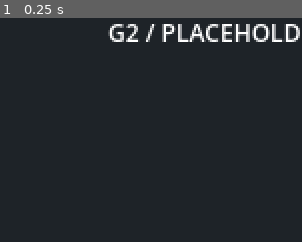
Above: before the commit, frame 1.
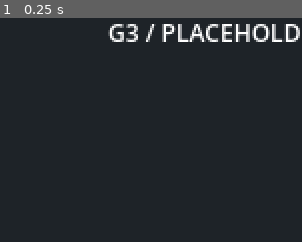
Above: after the commit, the same moment.

Repository: Nozomit01/Invariant
Game: Godot game, scene res://scenes/rooftop.tscn
Same seed, same stepped clock (60 frames per second), same inputs: the game is played once before the commit and once after it.
Inputs:
- Up to frame 1 (0.25 s): no input
The pictures show only the part of the screen within x 0-50%, y 0-50%; the shares and areas given below are measured in that part.

The runs differ from the first frame. In frame 1, 0.2% of the frame differs, in the area x 41-46%, y 2-11%.

Commit message:
feat: add G3 technical dialogue with replies silence and walk-away

Diff:
--- /dev/null
+++ b/data/dialogue/g3_test_dialogue.gd
@@ -0,0 +1,18 @@
+extends RefCounted
+## Technical scenario data only. No character dialogue or hidden state.
+
+const OPENING := "PLACEHOLDER_NON_CANON\nТехнический диалог: выберите действие."
+const CHOICES := [
+	{
+		"label": "PLACEHOLDER_NON_CANON\n1. Ответ A",
+		"reaction": "PLACEHOLDER_NON_CANON\nТест: выбран ответ A.",
+	},
+	{
+		"label": "PLACEHOLDER_NON_CANON\n2. Ответ B",
+		"reaction": "PLACEHOLDER_NON_CANON\nТест: выбран ответ B.",
+	},
+	{
+		"label": "PLACEHOLDER_NON_CANON\n3. Молчать",
+		"reaction": "PLACEHOLDER_NON_CANON\nТест: выбрано молчание.",
+	},
+]
--- a/project.godot
+++ b/project.godot
@@ -32,6 +32,18 @@
 "deadzone": 0.2,
 "events": [Object(InputEventKey,"physical_keycode":69)]
 }
+dialogue_choice_1={
+"deadzone": 0.2,
+"events": [Object(InputEventKey,"physical_keycode":49)]
+}
+dialogue_choice_2={
+"deadzone": 0.2,
+"events": [Object(InputEventKey,"physical_keycode":50)]
+}
+dialogue_choice_3={
+"deadzone": 0.2,
+"events": [Object(InputEventKey,"physical_keycode":51)]
+}
 
 [input_devices]
 
--- a/scenes/rooftop.tscn
+++ b/scenes/rooftop.tscn
@@ -1,6 +1,7 @@
-[gd_scene load_steps=3 format=3]
+[gd_scene load_steps=4 format=3]
 
 [ext_resource type="Script" path="res://scripts/rooftop.gd" id="1_rooftop"]
+[ext_resource type="Script" path="res://scripts/dialogue_ui.gd" id="2_dialogue"]
 
 [sub_resource type="RectangleShape2D" id="RectangleShape2D_touch"]
 size = Vector2(52, 40)
@@ -47,16 +48,7 @@
 offset_bottom = 26.0
 mouse_filter = 2
 theme_override_font_sizes/font_size = 12
-text = "G2 / PLACEHOLDER_NON_CANON"
-horizontal_alignment = 1
-
-[node name="Message" type="Label" parent="UI"]
-offset_left = 8.0
-offset_top = 38.0
-offset_right = 312.0
-offset_bottom = 58.0
-mouse_filter = 2
-theme_override_font_sizes/font_size = 12
+text = "G3 / PLACEHOLDER_NON_CANON"
 horizontal_alignment = 1
 
 [node name="Prompt" type="Label" parent="UI"]
@@ -66,8 +58,8 @@
 offset_right = 312.0
 offset_bottom = 82.0
 mouse_filter = 2
-theme_override_font_sizes/font_size = 12
-text = "E / Действие: взаимодействовать"
+theme_override_font_sizes/font_size = 10
+text = "PLACEHOLDER_NON_CANON\nE / Действие: диалог"
 horizontal_alignment = 1
 
 [node name="PointLabel" type="Label" parent="UI"]
@@ -101,6 +93,10 @@
 text = "<"
 horizontal_alignment = 1
 vertical_alignment = 1
+
+[node name="Dialogue" type="Node2D" parent="UI"]
+visible = false
+script = ExtResource("2_dialogue")
 
 [node name="Right" type="TouchScreenButton" parent="UI"]
 position = Vector2(98, 210)
--- /dev/null
+++ b/scripts/dialogue_ui.gd
@@ -0,0 +1,72 @@
+extends Node2D
+## A single technical exchange, with no global dialogue framework.
+
+const DATA = preload("res://data/dialogue/g3_test_dialogue.gd")
+
+var awaiting_choice := false
+var line := Label.new()
+var choices: Array[TouchScreenButton] = []
+
+
+func _ready() -> void:
+	line.name = "Line"
+	line.position = Vector2(12, 28)
+	line.size = Vector2(296, 28)
+	line.horizontal_alignment = HORIZONTAL_ALIGNMENT_CENTER
+	line.mouse_filter = Control.MOUSE_FILTER_IGNORE
+	line.add_theme_font_size_override("font_size", 10)
+	add_child(line)
+	for index in range(DATA.CHOICES.size()):
+		var button := TouchScreenButton.new()
+		button.name = "Choice" + str(index + 1)
+		button.position = Vector2(160, 74 + index * 34)
+		button.action = "dialogue_choice_" + str(index + 1)
+		button.shape = RectangleShape2D.new()
+		button.shape.size = Vector2(288, 30)
+		button.shape_visible = false
+		var background := Polygon2D.new()
+		background.polygon = PackedVector2Array([
+			Vector2(-144, -15), Vector2(144, -15), Vector2(144, 15), Vector2(-144, 15)
+		])
+		background.color = Color(0.28, 0.32, 0.36)
+		button.add_child(background)
+		var label := Label.new()
+		label.name = "Label"
+		label.position = Vector2(-144, -15)
+		label.size = Vector2(288, 30)
+		label.text = DATA.CHOICES[index]["label"]
+		label.horizontal_alignment = HORIZONTAL_ALIGNMENT_CENTER
+		label.vertical_alignment = VERTICAL_ALIGNMENT_CENTER
+		label.mouse_filter = Control.MOUSE_FILTER_IGNORE
+		label.add_theme_font_size_override("font_size", 10)
+		button.add_child(label)
+		add_child(button)
+		choices.append(button)
+	stop()
+
+
+func start() -> void:
+	line.text = DATA.OPENING
+	awaiting_choice = true
+	visible = true
+	_show_choices(true)
+
+
+func stop() -> void:
+	awaiting_choice = false
+	visible = false
+	line.text = ""
+	_show_choices(false)
+
+
+func choose(index: int) -> void:
+	if not awaiting_choice or index < 0 or index >= DATA.CHOICES.size():
+		return
+	line.text = DATA.CHOICES[index]["reaction"]
+	awaiting_choice = false
+	_show_choices(false)
+
+
+func _show_choices(show_choices: bool) -> void:
+	for button in choices:
+		button.visible = show_choices
--- a/scripts/rooftop.gd
+++ b/scripts/rooftop.gd
@@ -1,5 +1,5 @@
 extends Node2D
-## G2 technical sandbox only. Every visual is PLACEHOLDER_NON_CANON.
+## G2 movement with one G3 technical exchange; PLACEHOLDER_NON_CANON.
 
 const SPEED := 80.0
 const ACCELERATION := 520.0
@@ -13,7 +13,7 @@
 @onready var player: Node2D = $PLACEHOLDER_NON_CANON
 @onready var interaction_point: Node2D = $InteractionPoint
 @onready var prompt: Label = $UI/Prompt
-@onready var message: Label = $UI/Message
+@onready var dialogue = $UI/Dialogue
 
 
 func _physics_process(delta: float) -> void:
@@ -26,8 +26,14 @@
 		horizontal_speed = 0.0
 
 	var nearby := absf(player.position.x - interaction_point.position.x) <= INTERACTION_DISTANCE
-	prompt.visible = nearby
 	if not nearby:
-		message.text = ""
+		dialogue.stop()
 	elif Input.is_action_just_pressed("interact"):
-		message.text = "Взаимодействие работает"
+		dialogue.start()
+	elif dialogue.awaiting_choice:
+		for index in range(3):
+			if Input.is_action_just_pressed("dialogue_choice_" + str(index + 1)):
+				dialogue.choose(index)
+				break
+	prompt.visible = nearby and not dialogue.visible
+	$UI/PointLabel.visible = not dialogue.visible
--- a/tests/g2_rooftop_smoke.gd
+++ b/tests/g2_rooftop_smoke.gd
@@ -47,13 +47,13 @@
 	root.add_child(rooftop)
 	var player := rooftop.get_node("PLACEHOLDER_NON_CANON") as Node2D
 	var prompt := rooftop.get_node("UI/Prompt") as Label
-	var message := rooftop.get_node("UI/Message") as Label
+	var dialogue := rooftop.get_node("UI/Dialogue") as Node2D
 	await _frames()
-	_check(not prompt.visible and message.text.is_empty(), "no prompt or interaction at spawn")
+	_check(not prompt.visible and not dialogue.visible, "no prompt or interaction at spawn")
 	_key(KEY_E, true)
 	await _frames()
 	_key(KEY_E, false)
-	_check(message.text.is_empty(), "E does nothing away from the point")
+	_check(not dialogue.visible, "E does nothing away from the point")
 
 	var start_x := player.position.x
 	_key(KEY_D, true)
@@ -93,10 +93,10 @@
 	_key(KEY_E, true)
 	await _frames()
 	_key(KEY_E, false)
-	_check(message.text == "Взаимодействие работает", "E shows only the technical message")
+	_check(dialogue.visible and dialogue.get("awaiting_choice"), "E opens the technical dialogue")
 	player.position.x = 100.0
 	await _frames()
-	_check(not prompt.visible and message.text.is_empty(), "leaving the point clears prompt and message")
+	_check(not prompt.visible and not dialogue.visible, "leaving the point clears prompt and dialogue")
 
 	root.size = Vector2i(2400, 1080)
 	await _frames()
@@ -114,7 +114,7 @@
 	_touch(0, Vector2(98, 210), true)
 	_touch(1, Vector2(274, 210), true)
 	await _frames(4)
-	_check(player.position.x > 236.0 and message.text == "Взаимодействие работает", "two fingers move and interact together")
+	_check(player.position.x > 236.0 and dialogue.visible, "two fingers move and interact together")
 	_touch(1, Vector2(274, 210), false)
 	await _frames()
 	_check(Input.is_action_pressed("move_right") and not Input.is_action_pressed("interact"), "releasing interaction keeps movement held")
--- /dev/null
+++ b/tests/g3_dialogue_smoke.gd
@@ -0,0 +1,136 @@
+extends SceneTree
+## Real scene/input checks; no external test framework.
+
+var failures := 0
+
+
+func _initialize() -> void:
+	_run.call_deferred()
+
+
+func _check(condition: bool, description: String) -> void:
+	if condition:
+		print("PASS: ", description)
+	else:
+		failures += 1
+		print("FAIL: ", description)
+
+
+func _frames(count: int = 2) -> void:
+	for frame in range(count):
+		await physics_frame
+		await process_frame
+
+
+func _key(code: Key, pressed: bool) -> void:
+	var event := InputEventKey.new()
+	event.physical_keycode = code
+	event.pressed = pressed
+	Input.parse_input_event(event)
+
+
+func _tap_key(code: Key) -> void:
+	_key(code, true)
+	await _frames()
+	_key(code, false)
+	await _frames()
+
+
+func _touch(index: int, position: Vector2, pressed: bool) -> void:
+	var event := InputEventScreenTouch.new()
+	event.index = index
+	event.position = position
+	event.pressed = pressed
+	root.push_input(event, true)
+
+
+func _run() -> void:
+	var rooftop := (load("res://scenes/rooftop.tscn") as PackedScene).instantiate()
+	root.add_child(rooftop)
+	await _frames()
+	if not rooftop.has_node("UI/Dialogue"):
+		print("FAIL: G3 dialogue does not exist yet")
+		rooftop.queue_free()
+		await process_frame
+		quit(1)
+		return
+	var dialogue := rooftop.get_node("UI/Dialogue") as Node2D
+	var line := dialogue.get_node("Line") as Label
+	var player := rooftop.get_node("PLACEHOLDER_NON_CANON") as Node2D
+	_check(not dialogue.visible, "dialogue hidden at spawn")
+	await _tap_key(KEY_E)
+	await _tap_key(KEY_1)
+	_check(not dialogue.visible and line.text.is_empty(), "interaction and choices ignored outside range")
+	player.position.x = 236.0
+	await _frames()
+	await _tap_key(KEY_E)
+	var opening := line.text
+	_check(dialogue.visible and dialogue.get("awaiting_choice"), "E opens the existing point's dialogue")
+	await _frames(15)
+	_check(line.text == opening and dialogue.get("awaiting_choice"), "waiting does not choose silence automatically")
+
+	var reactions: Array[String] = []
+	for index in range(3):
+		await _tap_key(KEY_E)
+		await _tap_key([KEY_1, KEY_2, KEY_3][index])
+		reactions.append(line.text)
+		_check(not dialogue.get("awaiting_choice") and line.text != opening, "number key selects response " + str(index + 1))
+		_check(line.text.begins_with("PLACEHOLDER_NON_CANON\n"), "reaction marked non-canon " + str(index + 1))
+		await _tap_key(KEY_1)
+		_check(line.text == reactions[index], "completed response is not overwritten by another choice")
+	_check(reactions[0] != reactions[1] and reactions[0] != reactions[2] and reactions[1] != reactions[2], "two answers and silence have distinct reactions")
+	_check(reactions[2].contains("молчание"), "third choice explicitly records silence")
+
+	await _tap_key(KEY_E)
+	var start_x := player.position.x
+	_key(KEY_A, true)
+	await _frames(5)
+	_key(KEY_A, false)
+	await _frames(10)
+	_check(player.position.x < start_x and dialogue.visible, "keyboard movement continues during dialogue")
+	_key(KEY_D, true)
+	_key(KEY_2, true)
+	await _frames(5)
+	_key(KEY_2, false)
+	_key(KEY_D, false)
+	await _frames(10)
+	_check(line.text == reactions[1], "movement and keyboard reply work together")
+	_key(KEY_A, true)
+	await _frames(60)
+	_key(KEY_A, false)
+	await _frames(15)
+	_check(not dialogue.visible and line.text.is_empty(), "physically walking away cancels and clears dialogue")
+	await _tap_key(KEY_3)
+	_check(not dialogue.visible and line.text.is_empty(), "silence cannot act on a cancelled conversation")
+	player.position.x = 236.0
+	await _frames()
+	_check(not dialogue.visible, "returning alone does not reopen the dialogue")
+	await _tap_key(KEY_E)
+	_check(line.text == opening and dialogue.get("awaiting_choice"), "interacting after return restarts from the beginning")
+
+	root.size = Vector2i(2400, 1080)
+	await _frames()
+	for index in range(3):
+		player.position.x = 236.0
+		await _tap_key(KEY_E)
+		var button := dialogue.get_node("Choice" + str(index + 1)) as TouchScreenButton
+		var shape := button.shape as RectangleShape2D
+		var bounds := Rect2(button.global_position - shape.size * 0.5, shape.size)
+		_check(Rect2(0, 26, 320, 138).encloses(bounds), "response button stays above G2 controls " + str(index + 1))
+		_check(Rect2(Vector2.ZERO, Vector2(root.size)).encloses(root.get_screen_transform() * bounds), "response visible on wide screen " + str(index + 1))
+		var label := button.get_node("Label") as Label
+		_check(label.text.begins_with("PLACEHOLDER_NON_CANON\n"), "choice marked non-canon " + str(index + 1))
+		_touch(0, Vector2(98, 210), true)
+		_touch(1, button.global_position, true)
+		await _frames(4)
+		_check(line.text == reactions[index] and player.position.x > 236.0, "finger reply while holding movement " + str(index + 1))
+		_touch(1, button.global_position, false)
+		_check(Input.is_action_pressed("move_right"), "reply does not release held movement " + str(index + 1))
+		_touch(0, Vector2(98, 210), false)
+		await _frames(15)
+		_check(not Input.is_action_pressed("dialogue_choice_" + str(index + 1)), "reply touch is not stuck after panel change")
+	_check(opening.begins_with("PLACEHOLDER_NON_CANON\n"), "opening is explicitly non-canon")
+	print("G3 smoke failures: ", failures)
+	rooftop.queue_free()
+	await process_frame
+	quit(0 if failures == 0 else 1)
Not shown, added: data/dialogue/g3_test_dialogue.gd.uid
Not shown, added: scripts/dialogue_ui.gd.uid
Not shown, added: tests/g3_dialogue_smoke.gd.uid
Not shown, added: docs/production/G3_DIALOGUE_2026-10-19.md
